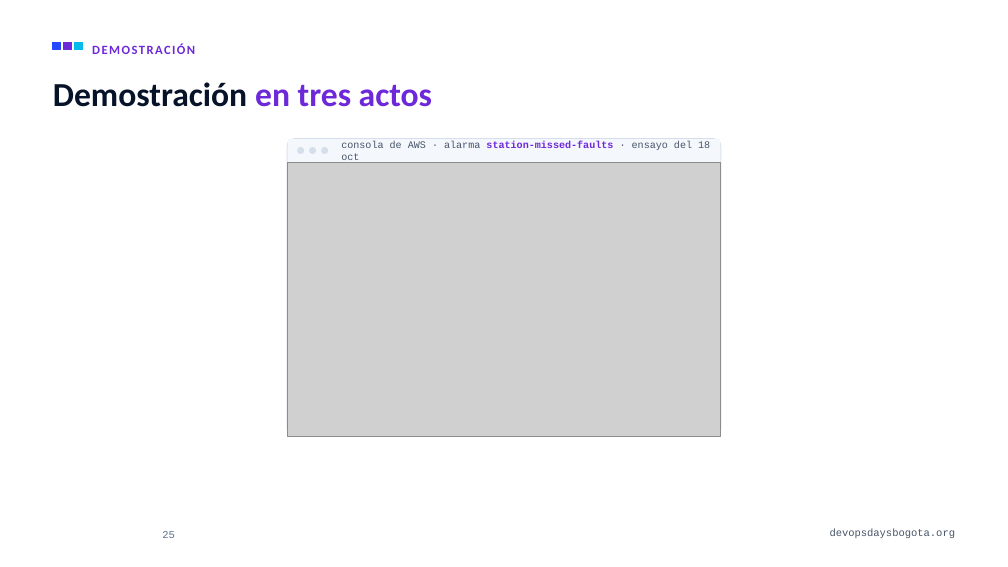
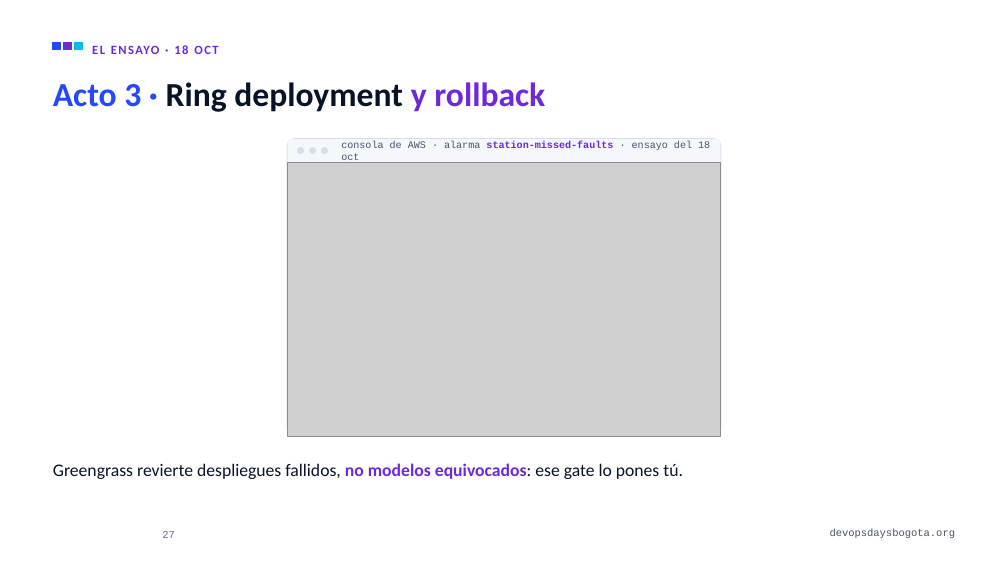
Before and after one commit to alejandro945/mlops-a-ciegas, a slide deck: slide 27 of talk/MLOps-a-ciegas-DevOpsDays-Bogota-2026.pptx (slide 25 before the commit). Drawn at 1008x567 pixels with LibreOffice and Linux fonts; fonts in the diff are those of the drawing; grey boxes stand for pictures; background and template pictures are left out. Boxes give left, top, right and bottom in pixels: in the first picture for what was removed or moved away, otherwise in the second. Text is boxed around its words. In the diff, an @@ line names an element or a change of style, - is before the commit and + after.

```diff
--- a/talk/MLOps-a-ciegas-DevOpsDays-Bogota-2026.pptx
+++ b/talk/MLOps-a-ciegas-DevOpsDays-Bogota-2026.pptx
@@ text at (92, 43, 195, 54): text changed @@
-DEMOSTRACIÓN
+EL ENSAYO · 18 OCT
@@ title at (53, 82, 545, 112): text changed @@
-Demostración en tres actos
+Acto 3 · Ring deployment y rollback
@@ text "Greengrass revierte despliegues fallidos, no ..." rewrapped from (285, 434, 683, 437) to (53, 463, 683, 479) @@
@@ page number at (162, 531, 175, 538): text changed @@
-25
+27
```
Also in this commit, not shown: 1 other slide changed, 3 slides added, 1 slide removed, 10 other files.
